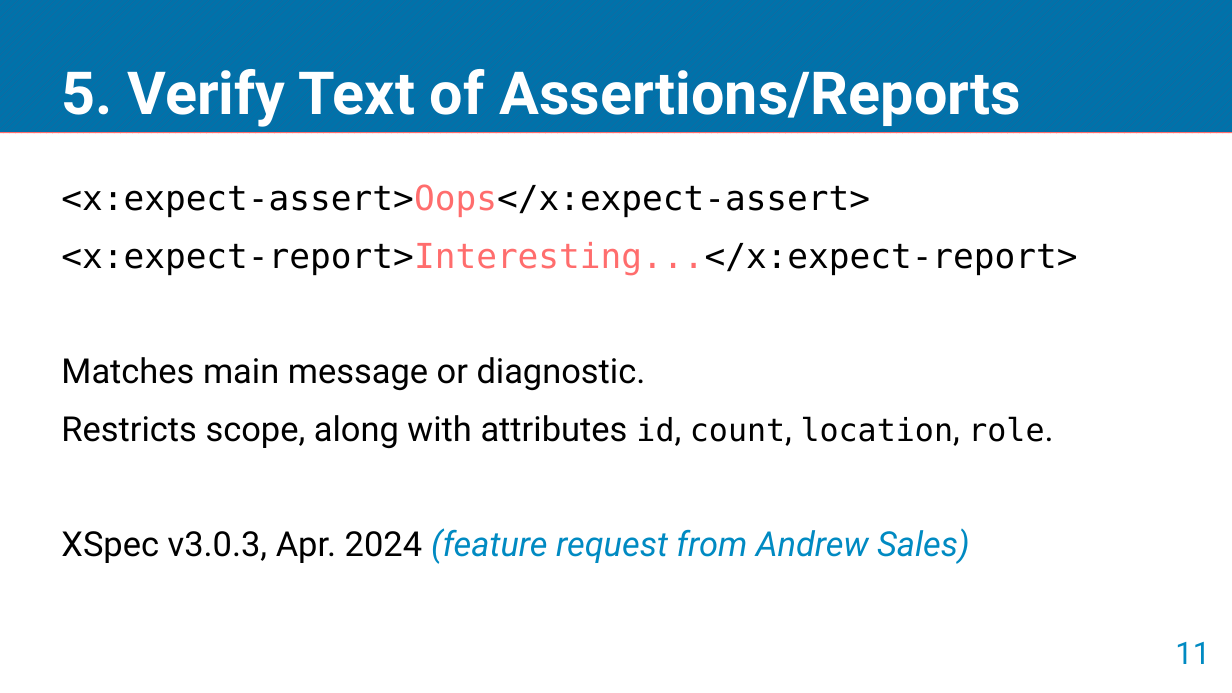
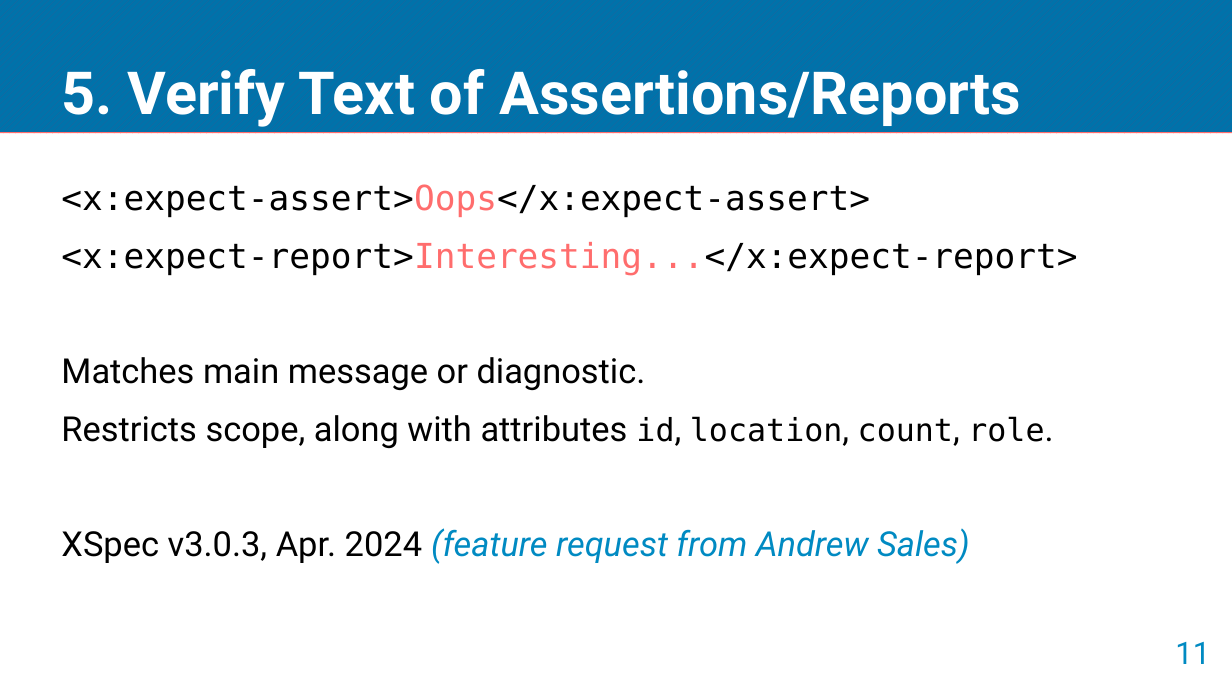
Before and after one commit to galtm/xspectacles, a slide deck: slide 11 of presentations/XMLPrague2024-Schematron-Users-XSpec-Update.odp. Drawn at 1232x693 pixels with LibreOffice and Linux fonts; fonts in the diff are those of the drawing. Boxes give left, top, right and bottom in pixels: in the first picture for what was removed or moved away, otherwise in the second. Text is boxed around its words. In the diff, an @@ line names an element or a change of style, - is before the commit and + after.

```diff
--- a/presentations/XMLPrague2024-Schematron-Users-XSpec-Update.odp
+++ b/presentations/XMLPrague2024-Schematron-Users-XSpec-Update.odp
@@ text at bbox=[61, 415, 1044, 448]: text changed @@
-Restricts scope, along with attributes id, count, location, role.
+Restricts scope, along with attributes id, location, count, role.
```
Also in this commit, not shown: 3 other slides changed, 1 slide removed.
